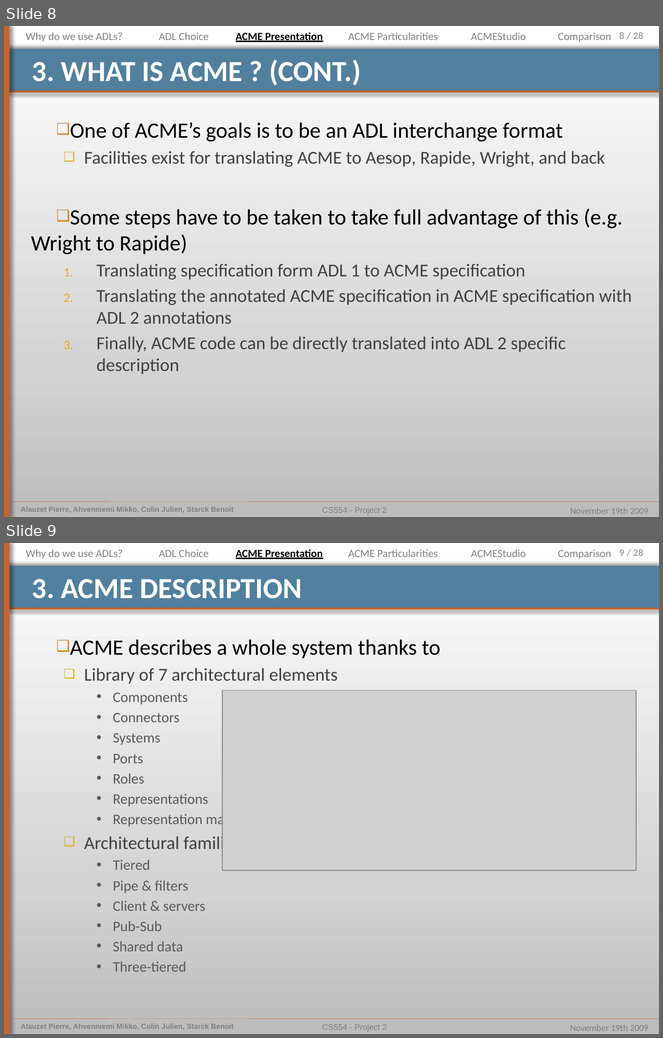
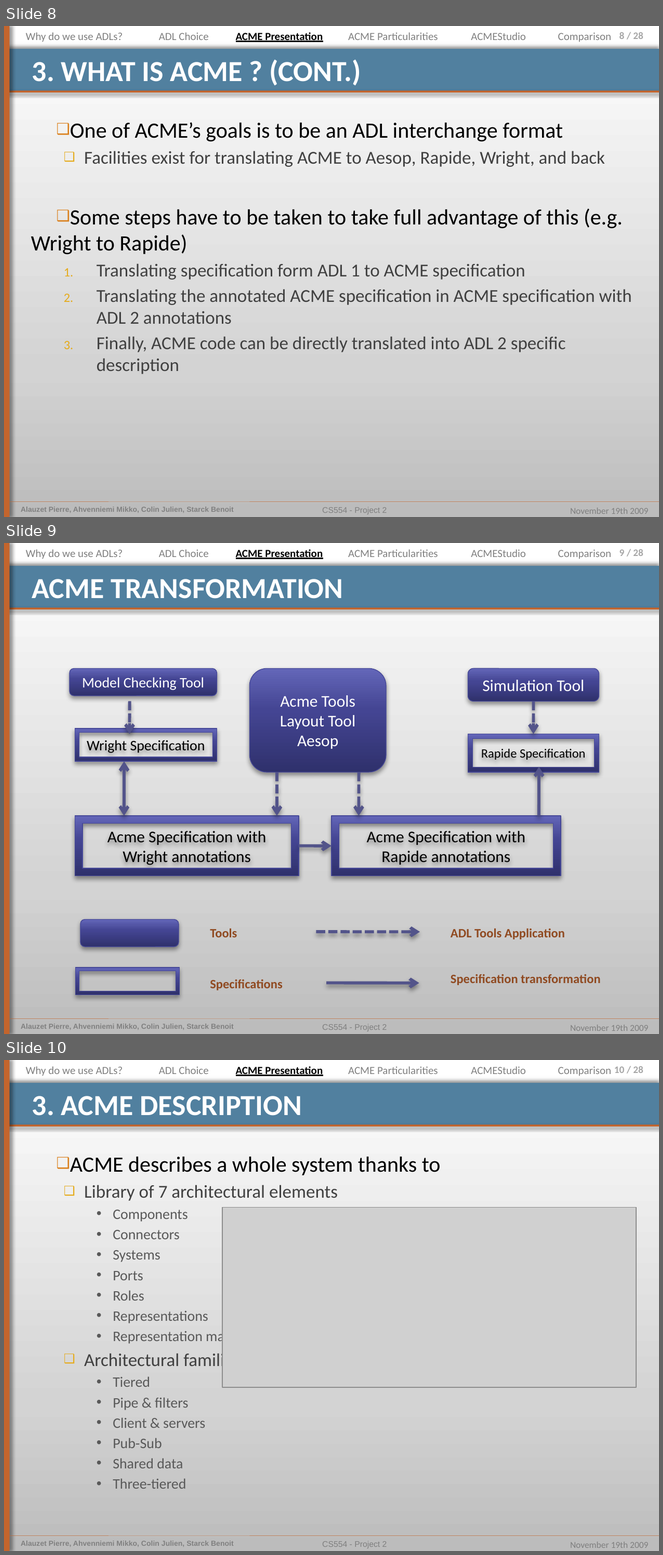
Before and after one commit to pierrealauzet/euroteam, a slide deck: Project 2/Part2/CS554_EuroTeam_Project2_OP5_jul.pptx. Shown one above the other, each under a label of ours: slides 8 and 9 before the commit, slides 8, 9 and 10 after it. The pictures are 663x1038 and 663x1555 pixels, drawn with LibreOffice and Linux fonts; fonts in the diff are those of the drawing; grey boxes stand for pictures. Boxes give left, top, right and bottom in pixels: in the first picture for what was removed or moved away, otherwise in the second. Text is boxed around its words. In the diff, an @@ line names an element or a change of style, - is before the commit and + after.

```diff
--- a/Project 2/Part2/CS554_EuroTeam_Project2_OP5_jul.pptx
+++ b/Project 2/Part2/CS554_EuroTeam_Project2_OP5_jul.pptx
@@ slide 9 added at [4,543,659,1034], background gradient #BDBDBD to #D3D3D3 to #FFFFFF; not listed: 9 template elements that a slide beside it also shows @@
@@ text added at [26,549,123,559], 12 pt, text #808080 @@
+Why do we use ADLs?
@@ text added at [159,549,208,557], 12 pt, text #808080 @@
+ADL Choice
@@ text added at [236,549,323,559], 12 pt, text #000000, bold, underline @@
+ACME Presentation
@@ text added at [348,549,438,557], 12 pt, text #808080 @@
+ACME Particularities
@@ text added at [471,549,526,557], 12 pt, text #808080 @@
+ACMEStudio
@@ text added at [558,549,611,559], 12 pt, text #808080 @@
+Comparison
@@ title added at [32,579,344,599], 32 pt, text #FFFFFF, bold @@
+ACME TRANSFORMATION
@@ rounded rectangle added at [70,669,217,696], fill gradient #30316C to #444594 to #6465BA, outline #454798 0.75 pt, 16 pt, text #FFFFFF @@
+Model Checking Tool
@@ rounded rectangle added at [249,669,386,772], fill gradient #30316C to #444594 to #6465BA, outline #454798 0.75 pt, 18 pt, text #FFFFFF @@
+Acme Tools Layout Tool Aesop
@@ rounded rectangle added at [468,669,599,702], fill gradient #30316C to #444594 to #6465BA, outline #454798 0.75 pt, 18 pt, text #FFFFFF @@
+Simulation Tool
@@ arrow added from (130, 702) to (130, 734), #53548A 3.35 pt dashed @@
@@ arrow added from (533, 702) to (533, 734), #53548A 3.35 pt dashed @@
@@ frame added at [75,729,217,761], fill gradient #30316C to #444594 to #6465BA, outline #454798 0.75 pt, 16 pt, text #000000 @@
+Wright Specification
@@ frame added at [468,734,599,772], fill gradient #30316C to #444594 to #6465BA, outline #454798 0.75 pt, 14 pt, text #000000 @@
+Rapide Specification
@@ double arrow added from (124, 761) to (124, 816), #53548A 3.35 pt @@
@@ arrow added from (277, 772) to (277, 816), #53548A 3.35 pt dashed @@
@@ arrow added from (359, 772) to (359, 816), #53548A 3.35 pt dashed @@
@@ arrow added from (539, 816) to (539, 767), #53548A 3.35 pt @@
@@ frame added at [75,816,299,876], fill gradient #30316C to #444594 to #6465BA, outline #454798 0.75 pt, 18 pt, text #000000 @@
+Acme Specification with Wright annotations
@@ frame added at [332,816,561,876], fill gradient #30316C to #444594 to #6465BA, outline #454798 0.75 pt, 18 pt, text #000000 @@
+Acme Specification with Rapide annotations
@@ arrow added from (299, 846) to (332, 846), #53548A 3.35 pt @@
@@ rounded rectangle added at [80,919,179,947], fill gradient #30316C to #444594 to #6465BA, outline #454798 0.75 pt @@
@@ text added at [210,929,237,938], 14 pt, text #914B21, bold @@
+Tools
@@ arrow added from (317, 932) to (420, 932), #53548A 3.35 pt dashed @@
@@ text added at [451,929,565,940], 14 pt, text #914B21, bold @@
+ADL Tools Application
@@ frame added at [75,967,179,995], fill gradient #30316C to #444594 to #6465BA, outline #454798 0.75 pt @@
@@ text added at [451,975,600,986], 14 pt, text #914B21, bold @@
+Specification transformation
@@ text added at [210,980,282,991], 14 pt, text #914B21, bold @@
+Specifications
@@ arrow added from (326, 983) to (419, 983), #53548A 3.35 pt @@
@@ what was slide 9 is now slide 10 @@
@@ page number at [614,1066,643,1073]: text changed @@
-9 / 28
+10 / 28
```
Also in this commit, not shown: 1 slide changed, 1 other file.
